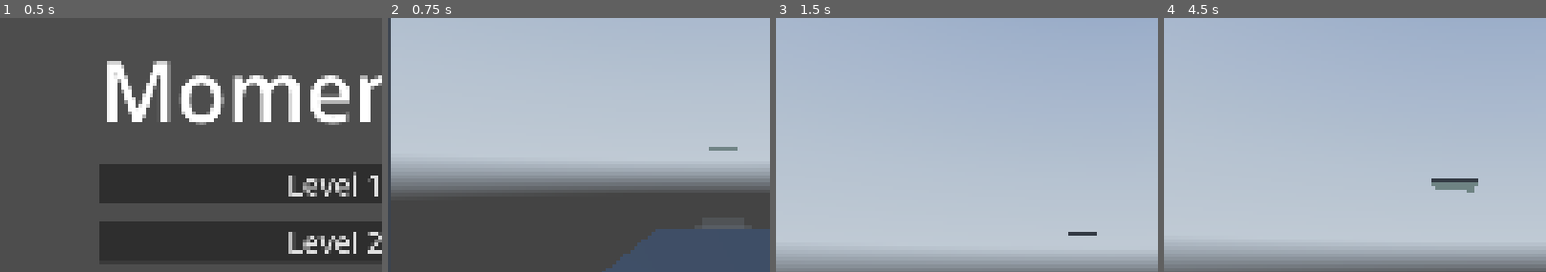
Above: before the commit, frames 1-4 (left to right).
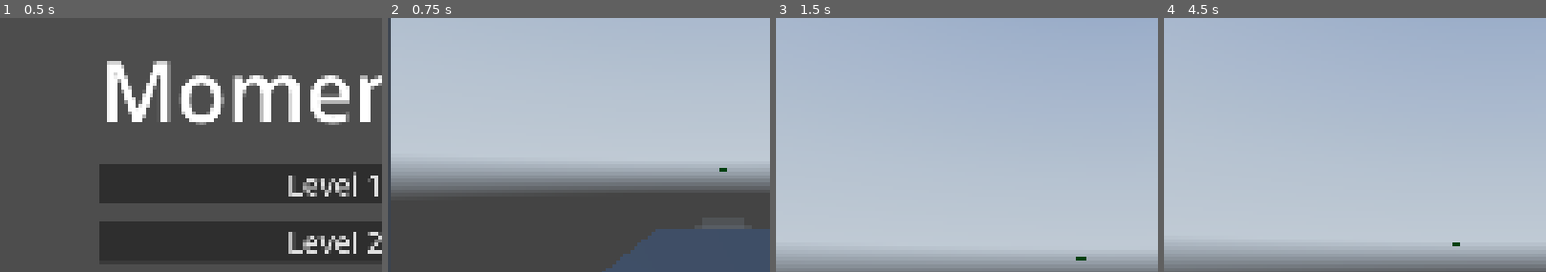
Above: after the commit, the same moments.

Repository: BingleyPro/momentum
Game: Godot game, scene res://menus/main_menu.tscn
Same seed, same stepped clock (60 frames per second), same inputs: the game is played once before the commit and once after it. A sky picture missing from this copy of the repository is replaced by a grey-blue gradient.
Inputs (mouse positions are % of the whole screen's width and height, from its top left):
- Up to frame 1 (0.5 s): no input
- Up to frame 2 (0.75 s): click "Level 3" at 0.5 s
- Up to frame 3 (1.5 s): tap Enter (ui_accept) at 1.25 s; move the mouse to (55, 50) at 1.27 s; hold W (forwards) from 1.28 s (still down); hold E (interact) from 1.28 s (still down); click (55, 50) at 1.42 s
- Up to frame 4 (4.5 s): keep holding W (forwards); tap Space (jump) at 1.52, 2.27, 3.77 s; move the mouse to (45, 50) at 2.02 s; release E (interact) at 2.03 s; tap C (slide) at 2.1 s; move the mouse to (52, 48) at 2.77 s; hold Shift (sprint) 2.78-3.53 s; move the mouse to (49, 52) at 3.52 s; tap E (interact) at 3.6 s; click (49, 52) at 3.67 s; move the mouse to (57, 51) at 4.27 s; hold C (slide) from 4.28 s (still down)
The pictures show only the part of the screen within x 6-56%, y 19-69%; the shares and areas given below are measured in that part.

Frame 1 is identical in both runs. In frame 2, 0.1% of the frame differs, in the area x 84-92%, y 50-61%; in frame 3, 0.2%; in frame 4, 0.6%, in the area x 70-83%, y 63-90%.

Commit message:
level 3 complete

Diff:
--- a/levels/level03.tscn
+++ b/levels/level03.tscn
@@ -16,6 +16,7 @@
 [ext_resource type="PackedScene" uid="uid://jldhvsti4iwv" path="res://puzzles/moveable/box/box.tscn" id="14_2fkce"]
 [ext_resource type="PackedScene" uid="uid://djwmvgp6tfju6" path="res://systems/kill_zone.tscn" id="16_0j27q"]
 [ext_resource type="PackedScene" uid="uid://dwu38otejeek1" path="res://puzzles/interactables/jump_pad/jump_pad.tscn" id="17_tdng2"]
+[ext_resource type="PackedScene" uid="uid://qwtyt0oobjyo" path="res://systems/finish.tscn" id="18_873k1"]
 [ext_resource type="PackedScene" uid="uid://j63ifs3ppcmj" path="res://puzzles/interactables/boost_pad/boost_pad.tscn" id="18_osxv8"]
 
 [sub_resource type="PanoramaSkyMaterial" id="PanoramaSkyMaterial_816ur"]
@@ -144,7 +145,7 @@
 transform = Transform3D(1, 0, 0, 0, 1, 0, 0, 0, 1, -51, -22, 74)
 
 [node name="Floor46" parent="." unique_id=1918286400 instance=ExtResource("3_6ig5j")]
-transform = Transform3D(1, 0, 0, 0, 1, 0, 0, 0, 1, -51, -11, 88)
+transform = Transform3D(1, 0, 0, 0, 1, 0, 0, 0, 1, -51, -11, 211)
 
 [node name="Floor32" parent="." unique_id=487834746 instance=ExtResource("3_6ig5j")]
 transform = Transform3D(1, 0, 0, 0, 1, 0, 0, 0, 1, -47, -5, 30)
@@ -550,7 +551,7 @@
 
 [node name="Kill Zone" parent="." unique_id=1812024808 instance=ExtResource("16_0j27q")]
 transform = Transform3D(1, 0, 0, 0, 1, 0, 0, 0, 1, -48, -31, 49)
-size = Vector3(300, 0.5, 300)
+size = Vector3(500, 0.5, 500)
 
 [node name="Ramp2" parent="." unique_id=1473805054 instance=ExtResource("7_op2ih")]
 transform = Transform3D(-4.371139e-08, 0, 1, 0, 1, 0, -1, 0, -4.371139e-08, -49, -22, 58)
@@ -568,7 +569,7 @@
 
 [node name="JumpPad" parent="." unique_id=929839850 instance=ExtResource("17_tdng2")]
 transform = Transform3D(0.99999994, 0, 0, 0, 0.99999994, 0, 0, 0, 1, -48.5, -22, 76)
-launch_velocity = Vector3(0, 17.02, 5.06)
+launch_velocity = Vector3(0, 18, 50)
 cooldown = 0.4
 landing_world_y = -11.0
 
@@ -586,3 +587,6 @@
 transform = Transform3D(1, 0, 0, 0, 1, 0, 0, 0, 1, -45, -5, 31)
 inputs = [NodePath("../SpeedGate2")]
 outputs = [NodePath("../Door2")]
+
+[node name="Finish" parent="." unique_id=175695287 instance=ExtResource("18_873k1")]
+transform = Transform3D(-4.371139e-08, 0, 1, 0, 1, 0, -1, 0, -4.371139e-08, -49, -12, 216)
--- a/player/player.gd
+++ b/player/player.gd
@@ -115,6 +115,8 @@
 var hud_label: Label
 var complete_label: Label
 
+var pre_move_velocity = Vector3.ZERO
+
 @onready var head: Node3D = $Head
 @onready var camera: Camera3D = $Head/Camera3D
 @onready var raycast: RayCast3D = $Head/RayCast3D
@@ -585,6 +587,8 @@
 
 	floor_snap_length = 1.2 if sliding else 0.5
 
+	pre_move_velocity = velocity
+
 	# Collisions
 	move_and_slide()
 
--- a/puzzles/momentum/breakable_wall.gd
+++ b/puzzles/momentum/breakable_wall.gd
@@ -30,7 +30,7 @@
 		var velocity = Vector3.ZERO
 
 		if body.is_in_group("player"):
-			velocity = body.velocity
+			velocity = body.pre_move_velocity
 		elif body.is_in_group("pickupable"):
 			velocity = body.linear_velocity
 		else:
@@ -52,8 +52,8 @@
 
 	var keep = 1.0 - speed_loss
 	if body.is_in_group("player"):
-		body.velocity.x *= keep
-		body.velocity.z *= keep
+		body.velocity.x = velocity.x * keep
+		body.velocity.z = velocity.z * keep
 		body.add_shake(0.6)
 	elif body.is_in_group("pickupable"):
 		body.linear_velocity *= keep
@@ -91,7 +91,7 @@
 		shard.linear_velocity = velocity * randf_range(0.3, 0.8) + Vector3(randf_range(-2.0, 2.0), randf_range(0.0, 3.0), randf_range(-2.0, 2.0))
 
 		var tween = shard.create_tween()
-		tween.tween_interval(12.0)
+		tween.tween_interval(6.0)
 		tween.tween_callback(shard.queue_free)
 
 func get_checkpoint_state():
--- a/puzzles/momentum/breakable_wall_2m.tscn
+++ b/puzzles/momentum/breakable_wall_2m.tscn
@@ -4,7 +4,7 @@
 [ext_resource type="AudioStream" uid="uid://djge3174hj2fu" path="res://assets/sounds/276939__gladkiy__breaking_glass_mirror_audio_technica_mb2k.wav" id="2_ushr8"]
 
 [sub_resource type="BoxShape3D" id="BoxShape3D_tb07l"]
-size = Vector3(2, 3, 1.4)
+size = Vector3(2, 3, 2)
 
 [sub_resource type="BoxMesh" id="BoxMesh_tb07l"]
 size = Vector3(2, 3, 0.2)
--- a/puzzles/momentum/breakable_wall_4m.tscn
+++ b/puzzles/momentum/breakable_wall_4m.tscn
@@ -4,7 +4,7 @@
 [ext_resource type="AudioStream" uid="uid://djge3174hj2fu" path="res://assets/sounds/276939__gladkiy__breaking_glass_mirror_audio_technica_mb2k.wav" id="2_y0w7h"]
 
 [sub_resource type="BoxShape3D" id="BoxShape3D_tb07l"]
-size = Vector3(4, 3, 1.4)
+size = Vector3(4, 3, 2)
 
 [sub_resource type="BoxMesh" id="BoxMesh_tb07l"]
 size = Vector3(4, 3, 0.2)
